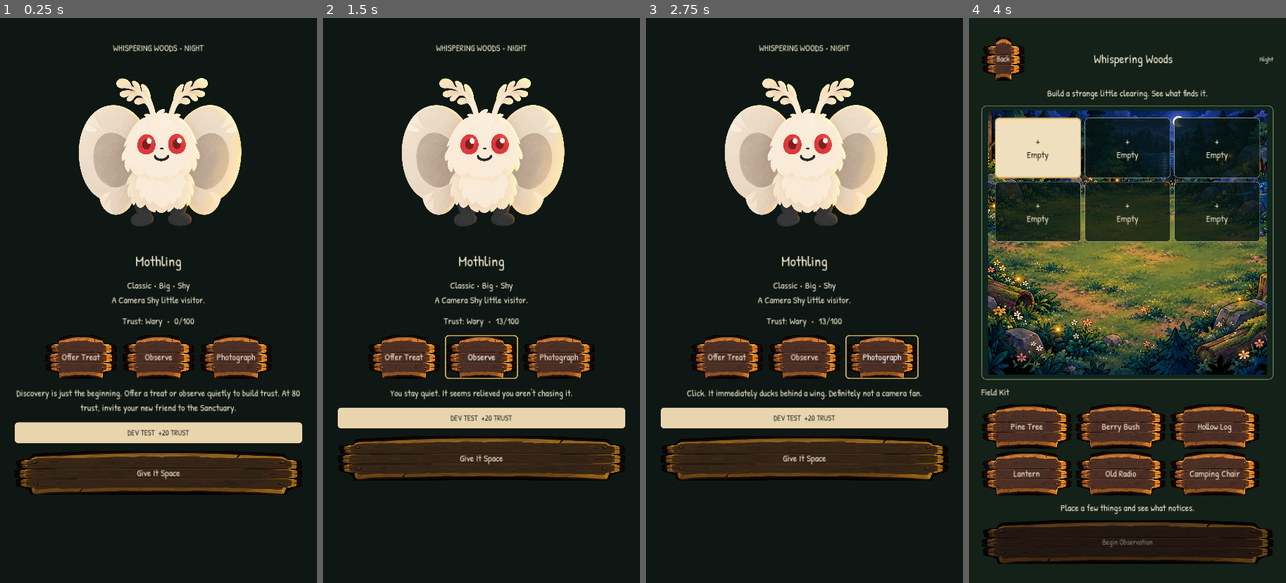
Above: before the commit, frames 1-4 (left to right).
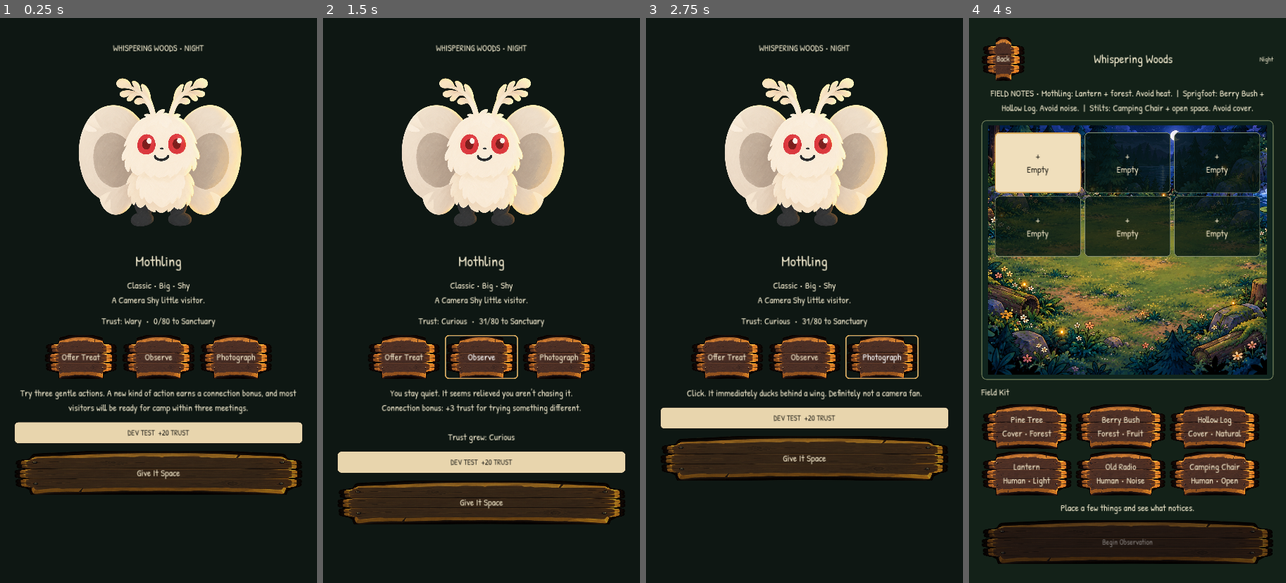
Above: after the commit, the same moments.

Repository: rabine707/cryptid-camp
Game: Godot game, scene res://scenes/encounters/mothling_encounter.tscn
Same seed, same stepped clock (60 frames per second), same inputs: the game is played once before the commit and once after it. This scene is started directly instead of the project's main scene.
Inputs:
- Up to frame 1 (0.25 s): no input
- Up to frame 2 (1.5 s): click "Offer Treat" at 0.5 s; click "Observe" at 1.25 s
- Up to frame 3 (2.75 s): click "Photograph" at 2 s
- Up to frame 4 (4 s): click "Give It Space" at 2.75 s; click "+ Empty" at 3.5 s

The runs differ from the first frame. In frame 1, 1.4% of the frame differs, in the area x 5-95%, y 53-71%; in frame 2, 15%; in frame 3, 0.3%; in frame 4, 23%, in the area x 3-97%, y 12-83%.

Commit message:
Speed up bonding and guide lure setups

Diff:
--- a/data/cryptids.json
+++ b/data/cryptids.json
@@ -9,6 +9,7 @@
       "night": 1,
       "heat": -1
     },
+    "setup_hint": "Lantern + forest. Avoid heat.",
     "clues": [
       "Strange red lights between the trees.",
       "Wing-shaped shadows cross the clearing.",
@@ -34,6 +35,7 @@
       "noise": -3,
       "light": -1
     },
+    "setup_hint": "Berry Bush + Hollow Log. Avoid noise.",
     "clues": [
       "Large footprints.",
       "Missing berries.",
@@ -56,6 +58,7 @@
     "required_objects": [
       "camping_chair"
     ],
+    "setup_hint": "Camping Chair + open space. Avoid cover.",
     "clues": [
       "Tall pale shapes cross open ground.",
       "Sightings cluster around strangely ordinary human objects."
--- a/scripts/encounters/mothling_encounter.gd
+++ b/scripts/encounters/mothling_encounter.gd
@@ -2,7 +2,11 @@
 
 var mothling: Dictionary
 var action_count := 0
+var actions_used: Dictionary = {}
 var rng := RandomNumberGenerator.new()
+
+const SANCTUARY_TRUST := 80
+const VARIETY_BONUS := 3
 
 @onready var details: Label = $Margin/VBox/Details
 @onready var trust_label: Label = $Margin/VBox/Trust
@@ -28,7 +32,7 @@
 	_render()
 	message.text = _arrival_message()
 	if int(mothling.get("encounter_count", 1)) == 1:
-		message.text = "Discovery is just the beginning. Offer a treat or observe quietly to build trust. At 80 trust, invite your new friend to the Sanctuary."
+		message.text = "Try three gentle actions. A new kind of action earns a connection bonus, and most visitors will be ready for camp within three meetings."
 
 func _render() -> void:
 	var variant := str(mothling.get("variant", "classic")).capitalize()
@@ -37,8 +41,8 @@
 		"A " + str(mothling.get("quirk", "mysterious")) + " little visitor."
 	]
 	var trust := int(mothling.get("trust", 0))
-	trust_label.text = "Trust: %s  •  %d/100" % [CryptidFactory.trust_stage(trust), trust]
-	$Margin/VBox/Leave.text = "Invite to Sanctuary" if trust >= 80 else "Give It Space"
+	trust_label.text = "Trust: %s  •  %d/%d to Sanctuary" % [CryptidFactory.trust_stage(trust), min(trust, SANCTUARY_TRUST), SANCTUARY_TRUST]
+	$Margin/VBox/Leave.text = "Invite to Sanctuary" if trust >= SANCTUARY_TRUST else "Give It Space"
 
 func _arrival_message() -> String:
 	var trust := int(mothling.get("trust", 0))
@@ -58,7 +62,8 @@
 	if trust >= 60: text = "It takes the treat from your hand and stays close enough to ask for another."
 	elif trust >= 40: text = "It accepts the treat without retreating to the trees."
 	elif trust >= 20: text = "It creeps forward, grabs the treat, and only backs up one tiny step."
-	_apply_action(8, text)
+	var amount := 16 if mothling.get("quirk") == "Snack Lover" else 12
+	_apply_action("treat", amount, text)
 
 func _observe() -> void:
 	var trust := int(mothling.get("trust", 0))
@@ -66,27 +71,34 @@
 	if trust >= 60: text = "It settles beside you. Apparently you're part of the scenery now."
 	elif trust >= 40: text = "It mirrors your head tilt, then gives a tiny excited wing flutter."
 	elif trust >= 20: text = "It stops hiding its whole body behind the tree."
-	_apply_action(5, text)
+	var amount := 13 if mothling.get("personality") == "Shy" else 10
+	_apply_action("observe", amount, text)
 
 func _photo() -> void:
-	var amount := 2
+	var amount := 6
 	var text := "Click. The Mothling stares directly into the lens."
 	if mothling.get("quirk") == "Camera Shy":
 		amount = 0
 		text = "Click. It immediately ducks behind a wing. Definitely not a camera fan."
 	elif int(mothling.get("trust", 0)) >= 40:
 		text = "Click. It holds still this time. Almost like it knows what you're doing."
-	_apply_action(amount, text)
+	_apply_action("photo", amount, text)
 
-func _apply_action(amount: int, text: String) -> void:
+func _apply_action(action_id: String, amount: int, text: String) -> void:
 	if action_count >= 3:
 		message.text = "It has had enough excitement for one visit. Better not push it."
 		return
 	action_count += 1
+	var bonus := 0
+	if not actions_used.has(action_id) and amount > 0:
+		bonus = VARIETY_BONUS
+		actions_used[action_id] = true
 	var old_stage := CryptidFactory.trust_stage(int(mothling.get("trust", 0)))
-	mothling = GameState.change_trust(str(mothling.get("id")), amount)
+	mothling = GameState.change_trust(str(mothling.get("id")), amount + bonus)
 	var new_stage := CryptidFactory.trust_stage(int(mothling.get("trust", 0)))
 	message.text = text
+	if bonus > 0:
+		message.text += "\nConnection bonus: +%d trust for trying something different." % bonus
 	if new_stage != old_stage:
 		message.text += "\n\nTrust grew: %s" % new_stage
 	_render()
@@ -97,7 +109,7 @@
 	_render()
 
 func _leave() -> void:
-	if int(mothling.get("trust", 0)) >= 80:
+	if int(mothling.get("trust", 0)) >= SANCTUARY_TRUST:
 		get_tree().change_scene_to_file("res://scenes/adoption/adopt_mothling.tscn")
 	else:
 		get_tree().change_scene_to_file("res://scenes/lure_sites/whispering_woods.tscn")
--- a/scripts/lure_sites/whispering_woods.gd
+++ b/scripts/lure_sites/whispering_woods.gd
@@ -37,8 +37,7 @@
 	_build_clearing()
 	_build_inventory()
 	_refresh()
-	if GameState.needs_first_hunt():
-		$Margin/VBox/Hint.text = "Your first visitor: place a Lantern, then watch the Trail Cam. Light draws curious creatures out of hiding."
+	_refresh_guidance()
 
 func _load_json(path: String) -> Dictionary:
 	var file := FileAccess.open(path, FileAccess.READ)
@@ -65,7 +64,8 @@
 	for object_id in STARTER_OBJECTS:
 		var button := Button.new()
 		button.custom_minimum_size = Vector2(310, 150)
-		button.text = str(object_defs.get(object_id, {}).get("name", object_id))
+		var definition: Dictionary = object_defs.get(object_id, {})
+		button.text = "%s\n%s" % [definition.get("name", object_id), _tag_summary(definition.get("tags", {}))]
 		button.pressed.connect(_place_object.bind(object_id))
 		CampStyle.button(button, "wood")
 		button.add_theme_font_size_override("font_size", 32)
@@ -105,6 +105,43 @@
 		observe_button.disabled = "lantern" not in placed_objects
 		status.text = "Lantern ready. Watch for movement on the Trail Cam." if "lantern" in placed_objects else "Tap Lantern in your Field Kit. If the clearing is full, tap a placed object to pack it up."
 		observe_button.text = "Watch the Trail Cam"
+	_refresh_guidance()
+
+func _tag_summary(tags: Dictionary) -> String:
+	var names: Array[String] = []
+	for tag in tags:
+		names.append(str(tag).capitalize())
+	names.sort()
+	return " • ".join(names)
+
+func _refresh_guidance() -> void:
+	var hint: Label = $Margin/VBox/Hint
+	if GameState.needs_first_hunt():
+		hint.text = "FIRST TRAIL • Place a Lantern, then watch the Trail Cam. Light draws curious creatures out of hiding."
+		return
+	if placed_objects.is_empty():
+		hint.text = _field_notes()
+		return
+	var best_id := ""
+	var best_match := -1001
+	for cryptid_id in cryptid_defs:
+		var match_strength := Attraction.setup_match(cryptid_defs[cryptid_id], placed_objects, object_defs)
+		if match_strength > best_match:
+			best_match = match_strength
+			best_id = str(cryptid_id)
+	if best_id.is_empty() or best_match <= 0:
+		hint.text = "SETUP READ • No strong match yet.\n" + _field_notes()
+		return
+	var definition: Dictionary = cryptid_defs[best_id]
+	var strength := "Strong match" if best_match >= 8 else "Faint match"
+	hint.text = "SETUP READ • %s for %s\n%s" % [strength, definition.get("name", best_id), definition.get("setup_hint", "Try a different mix of objects.")]
+
+func _field_notes() -> String:
+	var notes: Array[String] = []
+	for cryptid_id in cryptid_defs:
+		var definition: Dictionary = cryptid_defs[cryptid_id]
+		notes.append("%s: %s" % [definition.get("name", cryptid_id), definition.get("setup_hint", "Keep experimenting.")])
+	return "FIELD NOTES • " + "  |  ".join(notes)
 
 func _begin_observation() -> void:
 	var scores: Dictionary = {}
--- a/scripts/simulation/attraction.gd
+++ b/scripts/simulation/attraction.gd
@@ -17,7 +17,21 @@
 	var tags := total_tags(placed_object_ids, objects)
 	if context.get("is_night", true):
 		tags["night"] = tags.get("night", 0) + 1
-	var result := int(cryptid.get("base_weight", 0))
+	# A required prop should make its intended visitor meaningfully more likely,
+	# not merely eligible beside common visitors.
+	var result: int = int(cryptid.get("base_weight", 0)) + cryptid.get("required_objects", []).size() * 8
 	for tag in cryptid.get("preferences", {}):
 		result += int(tags.get(tag, 0)) * int(cryptid["preferences"][tag])
 	return max(result, 0)
+
+static func setup_match(cryptid: Dictionary, placed_object_ids: Array[String], objects: Dictionary) -> int:
+	## A readable setup-strength signal for player guidance. This intentionally
+	## ignores base rarity and never exposes the visitor roll as a percentage.
+	for required in cryptid.get("required_objects", []):
+		if required not in placed_object_ids:
+			return -1000
+	var tags := total_tags(placed_object_ids, objects)
+	var result: int = cryptid.get("required_objects", []).size() * 12
+	for tag in cryptid.get("preferences", {}):
+		result += int(tags.get(tag, 0)) * int(cryptid["preferences"][tag])
+	return result
--- /dev/null
+++ b/tests/encounter_guidance_test.gd
@@ -0,0 +1,74 @@
+extends SceneTree
+
+var failures := 0
+var game: Node
+
+func check(value: bool, message: String) -> void:
+	if value:
+		print("PASS: " + message)
+	else:
+		failures += 1
+		push_error("FAIL: " + message)
+
+func load_json(path: String) -> Dictionary:
+	var file := FileAccess.open(path, FileAccess.READ)
+	var parsed = JSON.parse_string(file.get_as_text()) if file else {}
+	return parsed if parsed is Dictionary else {}
+
+func _initialize() -> void:
+	call_deferred("_run")
+
+func _run() -> void:
+	if not OS.get_user_data_dir().contains("cryptid-camp-tests"):
+		push_error("Use isolated APPDATA/XDG_DATA_HOME containing cryptid-camp-tests.")
+		quit(1)
+		return
+	root.size = Vector2i(390, 844)
+	root.content_scale_size = Vector2i(1080, 1920)
+	root.content_scale_mode = Window.CONTENT_SCALE_MODE_CANVAS_ITEMS
+	game = root.get_node("GameState")
+	var objects := load_json("res://data/lure_objects.json")
+	var cryptids := load_json("res://data/cryptids.json")
+	var moth_light := Attraction.setup_match(cryptids.mothling, ["lantern", "pine_tree"], objects)
+	var sprig_light := Attraction.setup_match(cryptids.bigfoot, ["lantern", "pine_tree"], objects)
+	check(moth_light > sprig_light, "lantern and forest guidance favors Mothling")
+	var woodland: Array[String] = ["berry_bush", "hollow_log", "pine_tree"]
+	check(Attraction.setup_match(cryptids.bigfoot, woodland, objects) > Attraction.setup_match(cryptids.mothling, woodland, objects), "fruit and cover guidance favors Sprigfoot")
+	check(Attraction.setup_match(cryptids.nightcrawler, ["camping_chair"], objects) > Attraction.setup_match(cryptids.mothling, ["camping_chair"], objects), "required chair guidance favors Stilts")
+	check(Attraction.setup_match(cryptids.nightcrawler, ["lantern"], objects) < 0, "Stilts guide rejects setups without a chair")
+	check(Attraction.score(cryptids.nightcrawler, ["camping_chair"], objects, {"is_night":true}) > Attraction.score(cryptids.mothling, ["camping_chair"], objects, {"is_night":true}), "required chair also makes Stilts the likelier visitor")
+
+	game.state = SaveManager.default_state()
+	game.state.discovered_species = ["mothling"]
+	var woods = load("res://scenes/lure_sites/whispering_woods.tscn").instantiate()
+	root.add_child(woods)
+	await process_frame
+	check(woods.get_node("Margin/VBox/Hint").text.contains("FIELD NOTES"), "empty clearing shows setup field notes")
+	woods._place_object("lantern")
+	woods._place_object("pine_tree")
+	check(woods.get_node("Margin/VBox/Hint").text.contains("Strong match for Mothling"), "live setup read names the strongest visitor match")
+	var lantern_button: Button = woods.inventory.get_child(3)
+	check(lantern_button.text.contains("Human") and lantern_button.text.contains("Light"), "field-kit buttons explain object traits")
+	woods.free()
+
+	game.state = SaveManager.default_state()
+	game.state.discovered_species = ["mothling"]
+	game.state.cryptids = [{
+		"id":"trust-test", "species":"mothling", "name":"", "variant":"classic",
+		"size":"Average", "personality":"Curious", "quirk":"Camera Shy",
+		"trust":0, "adopted":false, "encounter_count":0, "encounter_history":[]
+	}]
+	for visit in range(3):
+		var encounter = load("res://scenes/encounters/mothling_encounter.tscn").instantiate()
+		root.add_child(encounter)
+		await process_frame
+		encounter._treat()
+		encounter._observe()
+		encounter._photo()
+		encounter.free()
+	var resident: Dictionary = game.get_wild_individual("mothling")
+	check(int(resident.trust) >= 80, "even a camera-shy Mothling bonds within three varied visits")
+	check(int(resident.trust) < 100, "faster bonding does not instantly max family trust")
+
+	print("ENCOUNTER + GUIDANCE FAILURES: ", failures)
+	quit(1 if failures else 0)
Not shown, changed: .github/workflows/web-build.yml
Not shown, changed: docs/GAME_DESIGN.md
